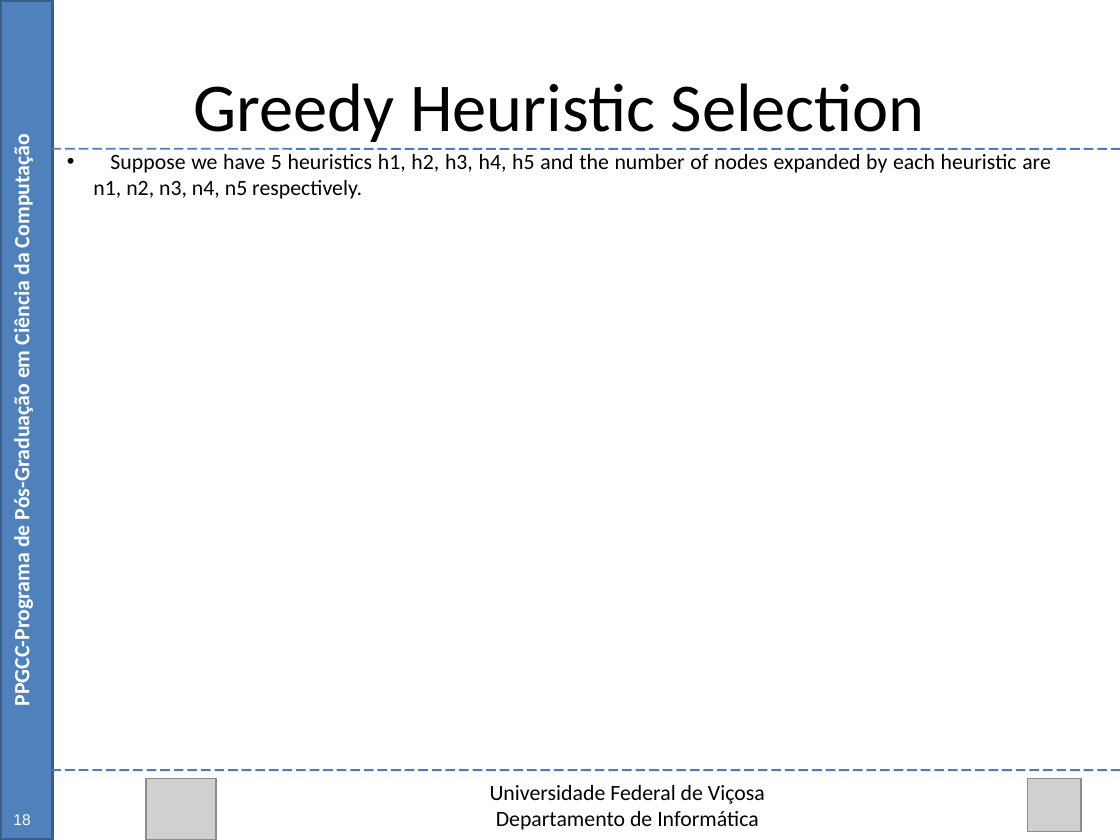
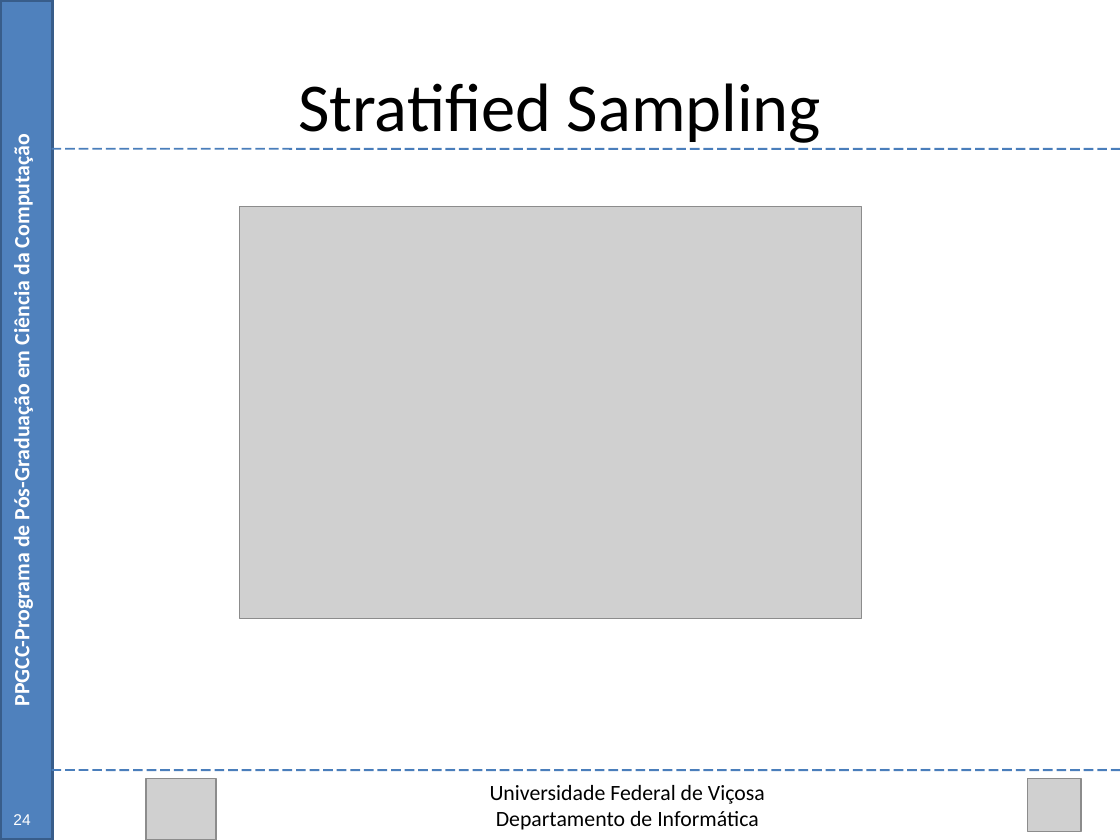
Before and after one commit to Marvinsky/research-marvin, a slide deck: slide 45 of latex/odp/dissertation_v1.odp (slide 19 before the commit). Drawn at 1120x840 pixels with LibreOffice and Linux fonts; fonts in the diff are those of the drawing; grey boxes stand for pictures. Boxes give left, top, right and bottom in pixels: in the first picture for what was removed or moved away, otherwise in the second. Text is boxed around its words. In the diff, an @@ line names an element or a change of style, - is before the commit and + after.

Commit message:
3-iter modify the numbering of the slides

```diff
--- a/latex/odp/dissertation_v1.odp
+++ b/latex/odp/dissertation_v1.odp
@@ text at (298, 83, 821, 143): text changed @@
-Greedy Heuristic Selection
+Stratified Sampling
@@ text removed at (93, 154, 1051, 199) @@
-• Suppose we have 5 heuristics h1, h2, h3, h4, h5 and the number of nodes expanded by each heuristic are n1, n2, n3, n4, n5 respectively.
@@ picture added at (240, 206, 861, 618) @@
@@ text at (13, 814, 30, 825): text changed @@
-18
+24
```
Also in this commit, not shown: 20 other slides changed, 1 slide added.
